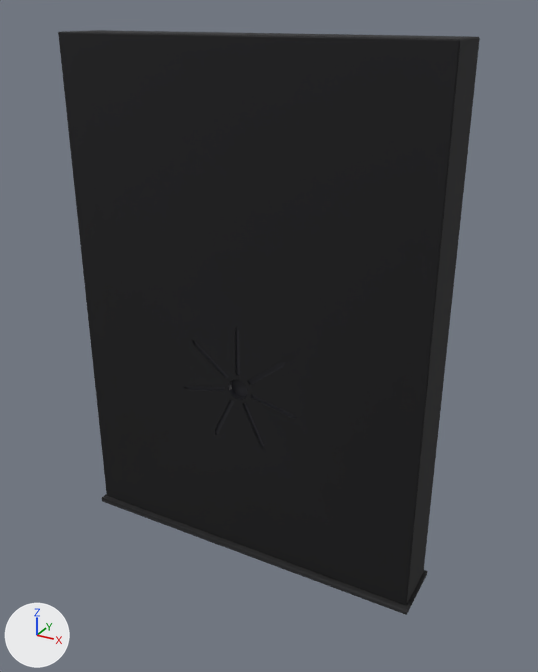
A saved change to the glTF model godot/art/world/props/vault_door.glb.
Rendered twice from a 50 mm camera at (3.13, -5.36, 4.9) aimed at (0.23, -0.09, 2.26). The axes (+X, +Y, +Z) are drawn at lower left. The lights are the same throughout. The picture after the commit comes second. Vertices at exactly the same position are counted once.

Objects in the first picture: 'vault_door', 'vault_door_move_vaultdoor_sigil', 'vault_door_move_vaultdoor_slab'.
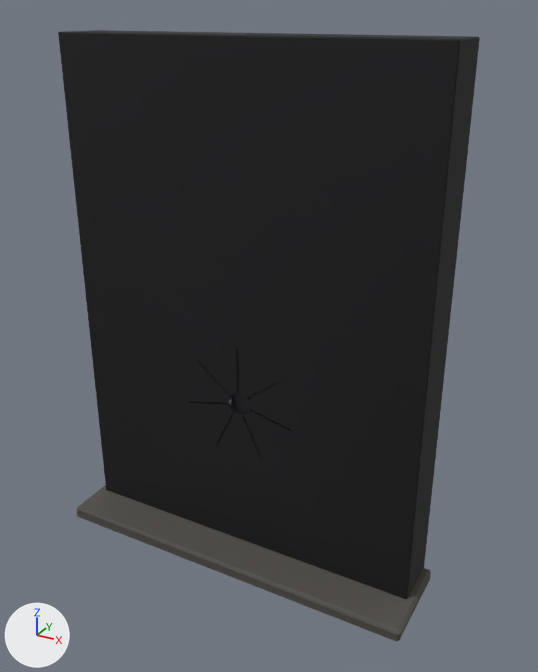
Edits to the bpy script that builds the scene:
```text
Change me_vault_door:
    used by ob_vault_door; location = (0.0, 0.0, 0.0)
    remove me_vault_door.from_pydata(...)  # 24 vertices, 42 faces; spans x -1.75..1.76, y -0.31..0.3, z -0.05..0.0
    add me_vault_door.from_pydata(...)  # 24 vertices, 42 faces; spans x -1.8..1.81, y -0.66..0.25, z -0.05..0.08
    me_vault_door part 1: 24 of 24 vertices moved; they spanned x -1.75..1.76, y -0.31..0.3, z -0.05..0.0 and now span x -1.8..1.81, y -0.66..0.25, z -0.05..0.08; mean shift (0.0, -0.2, 0.04)
    me_vault_door part 2: 40 kept faces spanning x -1.8..1.81, y -0.66..0.25, z -0.05..0.08 get new vertex colours; the middle colour goes from black #232325 to dark grey #55514c
```

Changed parts and their boxes [x1, y1, x2, y2] in the pictures (538 x 672 px; the box of a moved part takes in the faces that stretch with it):
'vault_door', reshaped (9% wider, 30% taller)
    before: [102, 494, 428, 615]
    after: [77, 485, 431, 642]
part 1 of me_vault_door, moved or reshaped
    before: [104, 498, 407, 612]
    after: [77, 507, 398, 635]
part 2 of me_vault_door, recoloured
    before: [102, 494, 428, 615]
    after: [77, 485, 431, 642]
